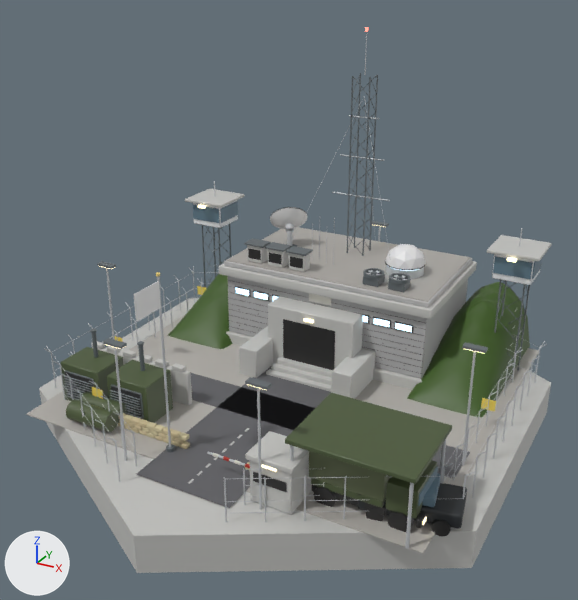
Before and after pictures for a commit that changed the glTF model native/godot/assets/art/blender/commandCenter.glb.
The view is the same before and after, from a camera (50 mm lens) standing at (15.9, -29.7, 19.3) and looking at (0.1, -1.0, 5.0). The axes (+X, +Y, +Z) are drawn at lower left. The lights are the same throughout. The picture after the commit comes second. Vertices at exactly the same position are counted once.

Objects in the first picture: 'asphalt', 'banner', 'cladding', 'dark', 'glass', 'gravel', 'hazard', 'metal', 'paint', 'sandbag', 'steel_dark', 'turf', 'wall_concrete' and 2 more.
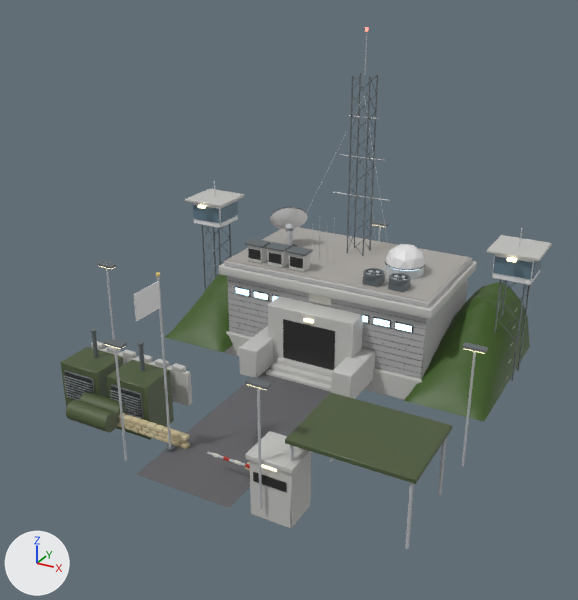
The change, as a list of edits to the scene's bpy script:
```text
Change me_asphalt:
    remove me_asphalt.from_pydata(...)  # 16 vertices, 24 faces; spans x -9.0..9.0, y -9.4..1.5, z 0.2
    add me_asphalt.from_pydata(...)  # 8 vertices, 12 faces; spans x -2.2..2.2, y -9.4..1.5, z 0.2
    me_asphalt part 1: the loose piece of 8 vertices spanning x -9.0..9.0, y -3.6..-1.5, z 0.2 is deleted
Change me_dark:
    remove me_dark.from_pydata(...)  # 1052 vertices, 1848 faces; spans x -8.5..9.9, y -8.6..6.8, z 0.0..7.0
    add me_dark.from_pydata(...)  # 796 vertices, 1376 faces; spans x -8.5..5.4, y -8.6..6.8, z 0.1..7.0
    me_dark part 2: 10 loose pieces with 256 vertices, spanning x 4.6..9.9, y -7.5..-4.9, z 0.0..0.9, are deleted
Change me_glass:
    remove me_glass.from_pydata(...)  # 112 vertices, 200 faces; spans x -9.2..9.3, y -7.4..6.8, z 1.0..6.4
    add me_glass.from_pydata(...)  # 32 vertices, 48 faces; spans x -9.2..9.3, y 5.1..6.8, z 5.6..6.4
    me_glass part 3: the loose piece of 56 vertices spanning x 7.2..9.2, y -7.1..-5.3, z 1.0..1.5 is deleted
    me_glass part 4: the loose piece of 24 vertices spanning x 8.8, y -7.4..-5.5, z 1.3..1.9 is deleted
Change me_gravel:
    remove me_gravel.from_pydata(...)  # 16 vertices, 24 faces; spans x -9.4..9.4, y -8.2..9.2, z 0.1..4.7
    add me_gravel.from_pydata(...)  # 8 vertices, 12 faces; spans x -5.4..5.4, y 2.4..8.8, z 4.7
    me_gravel part 5: the loose piece of 8 vertices spanning x -9.4..9.4, y -8.2..9.2, z 0.1..0.2 is deleted
Change me_hazard:
    remove me_hazard.from_pydata(...)  # 72 vertices, 108 faces; spans x -9.3..9.3, y -8.2..9.7, z 1.0..2.9
    add me_hazard.from_pydata(...)  # 8 vertices, 12 faces; spans x -1.3..1.3, y 1.2..1.3, z 2.7..2.9
    me_hazard part 6: 8 loose pieces with 64 vertices, spanning x -9.3..9.3, y -8.2..9.7, z 1.0..1.5, are deleted
Change me_metal:
    remove me_metal.from_pydata(...)  # 4158 vertices, 6848 faces; spans x -10.3..10.3, y -10.3..11.8, z 0.1..15.7
    add me_metal.from_pydata(...)  # 862 vertices, 1396 faces; spans x -9.1..9.1, y -8.9..9.7, z 0.1..15.7
    me_metal part 7: 215 loose pieces with 3296 vertices, spanning x -10.3..10.3, y -10.3..11.8, z 0.1..3.0, are deleted
Change me_paint:
    remove me_paint.from_pydata(...)  # 796 vertices, 1528 faces; spans x -7.2..10.2, y -7.9..6.8, z 0.2..7.0
    add me_paint.from_pydata(...)  # 564 vertices, 1080 faces; spans x -7.2..4.2, y -7.9..6.8, z 0.2..7.0
    me_paint part 8: the loose piece of 96 vertices spanning x 6.2..10.2, y -7.4..-5.0, z 0.4..1.0 is deleted
    me_paint part 9: the loose piece of 56 vertices spanning x 4.5..7.6, y -7.5..-5.3, z 1.1..2.5 is deleted
    me_paint part 10: the loose piece of 56 vertices spanning x 7.6..8.8, y -7.4..-5.4, z 0.8..2.0 is deleted
    me_paint part 11: the loose piece of 24 vertices spanning x 4.6..7.5, y -7.5..-5.3, z 0.8..1.1 is deleted
Change me_wall_concrete:
    remove me_wall_concrete.from_pydata(...)  # 684 vertices, 1236 faces; spans x -10.7..10.7, y -12.3..12.3, z -1.6..6.8
    add me_wall_concrete.from_pydata(...)  # 608 vertices, 1120 faces; spans x -9.6..9.6, y -8.7..9.1, z -0.6..6.8
    me_wall_concrete part 12: 9 loose pieces with 76 vertices, spanning x -10.7..10.7, y -12.3..12.3, z -1.6..0.2, are deleted
    me_wall_concrete part 13: 24 vertices moved from x -5.6..5.6, y 1.2..9.0, z 0.1 to x -5.6..5.6, y 1.2..9.0, z -0.6..-0.5
    me_wall_concrete part 14: 10 vertices moved from x 2.6..4.4, y -8.6..-7.0, z 0.1 to x 2.6..4.4, y -8.6..-7.0, z -0.5; 3 vertices removed from x 2.7..4.3, y -8.6, z 0.1..1.9; 3 vertices added at x 2.7..4.3, y -8.6, z -0.5..2.0
```

Where the change shows, as pixel boxes [x1, y1, x2, y2] in the pictures (578 x 600 px; the box of a moved part takes in the faces that stretch with it):
'wall_concrete', reshaped (10% narrower, 12% shorter): before [39, 189, 552, 573]; after [91, 189, 552, 528]
'gravel', reshaped (52% narrower, 77% shorter): before [26, 227, 539, 554]; after [226, 227, 470, 302]
'asphalt', reshaped (42% narrower): before [137, 366, 470, 508]; after [137, 366, 331, 508]
'paint', reshaped (10% narrower, 19% shorter): before [66, 207, 467, 529]; after [66, 207, 426, 468]
'metal', reshaped (9% narrower): before [44, 32, 547, 549]; after [64, 32, 522, 549]
'dark', reshaped (6% narrower, 13% shorter): before [65, 207, 451, 536]; after [65, 207, 426, 492]
'glass', reshaped (74% shorter): before [193, 201, 543, 507]; after [193, 201, 543, 279]
'hazard', reshaped (not visible afterwards): before [91, 286, 496, 412]
part 1 of me_asphalt, deleted: before [190, 372, 470, 478]
part 2 of me_dark, deleted: before [312, 485, 451, 536]
part 3 of me_glass, deleted: before [422, 473, 441, 507]
part 4 of me_glass, deleted: before [418, 467, 438, 506]
part 5 of me_gravel, deleted: before [26, 314, 539, 554]
part 7 of me_metal, deleted: before [44, 266, 547, 522]
part 8 of me_paint, deleted: before [357, 483, 467, 529]
part 9 of me_paint, deleted (green): before [309, 451, 391, 501]
part 10 of me_paint, deleted (green): before [386, 460, 437, 518]
part 11 of me_paint, deleted (green): before [311, 478, 386, 508]
part 12 of me_wall_concrete, deleted: before [39, 298, 551, 573]
part 13 of me_wall_concrete, moved or reshaped: before [226, 305, 421, 390]; after [225, 305, 421, 400]
part 14 of me_wall_concrete, moved or reshaped: before [249, 457, 311, 514]; after [249, 454, 311, 528]
